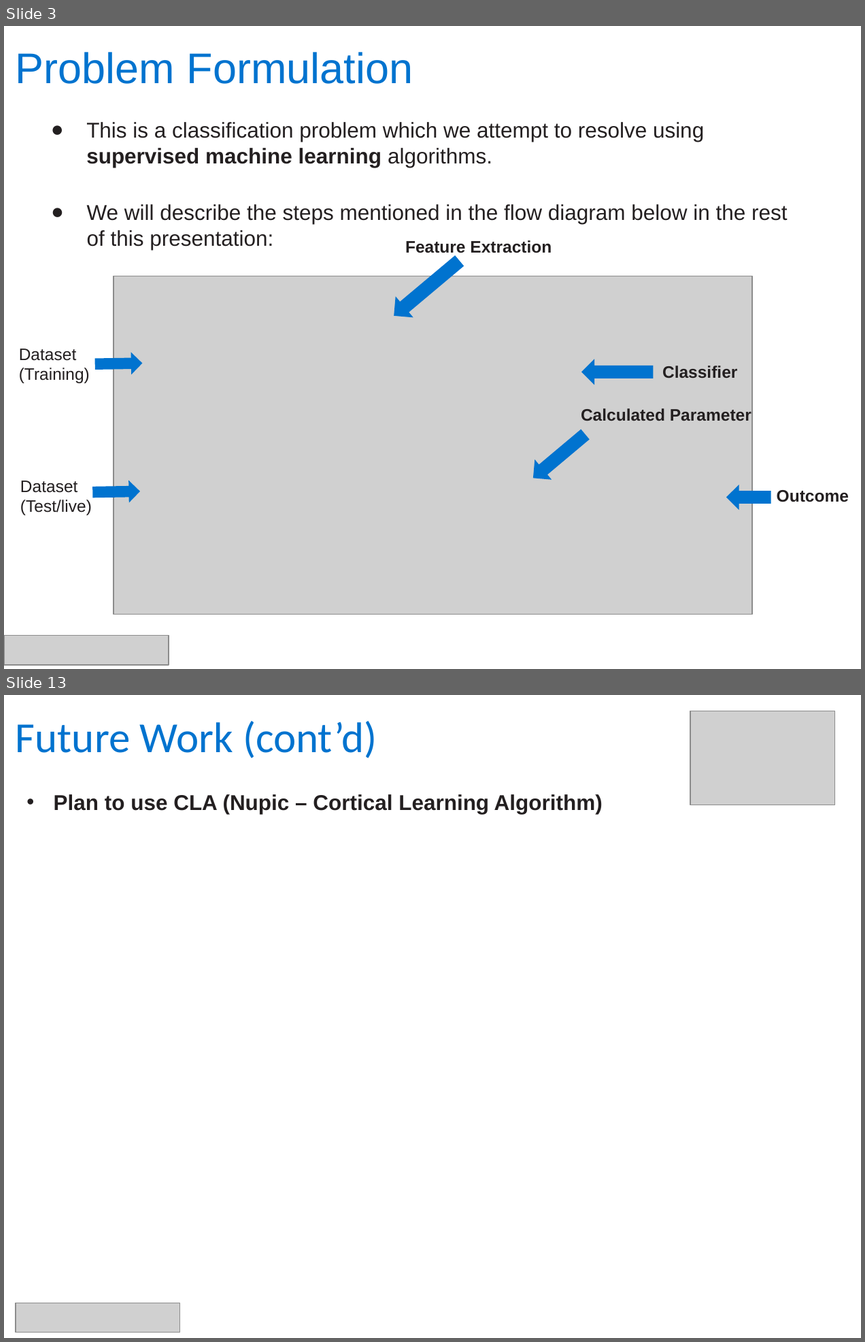
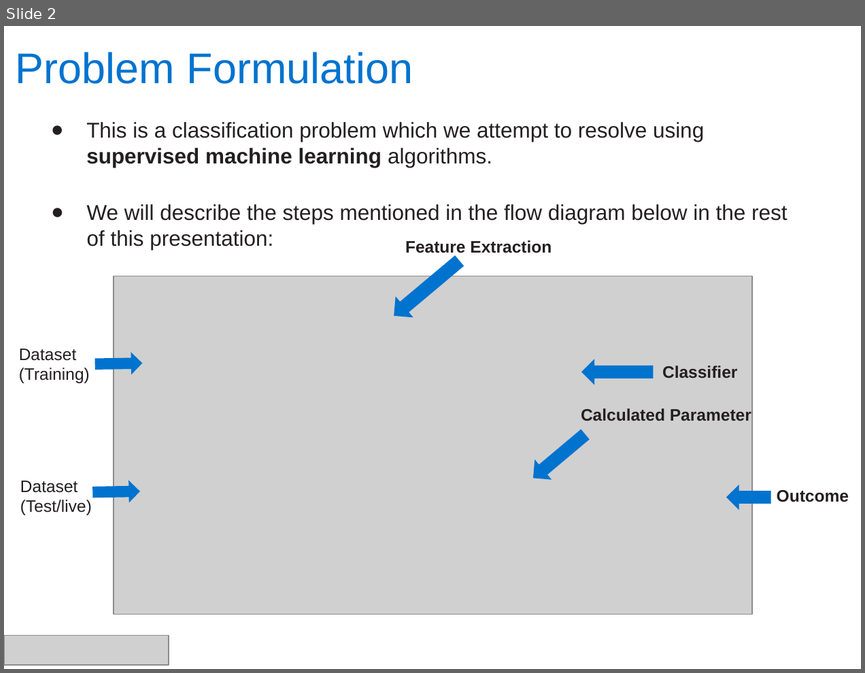
Before and after one commit to Pinak-Chakraborty/NLP-Proj-Spam-Ham, a slide deck: Spam Detection - Naive Bayesian Classifier v1 0.pptx. Shown one above the other, each under a label of ours: slides 3 and 13 before the commit, slide 2 after it; the slides between them are not shown. The pictures are 865x1342 and 865x673 pixels, drawn with LibreOffice and Linux fonts; fonts in the diff are those of the drawing; grey boxes stand for pictures; background and template pictures are left out. Boxes give left, top, right and bottom in pixels: in the first picture for what was removed or moved away, otherwise in the second. Text is boxed around its words. In the diff, an @@ line names an element or a change of style, - is before the commit and + after.

```diff
--- a/Spam Detection - Naive Bayesian Classifier v1 0.pptx
+++ b/Spam Detection - Naive Bayesian Classifier v1 0.pptx
@@ slide 13 removed at [4,695,861,1338], background #FFFFFF @@
@@ picture removed at [690,711,835,804] @@
@@ title removed at [16,721,377,758] @@
-Future Work (cont’d)
@@ text removed at [54,794,602,814] @@
-  • Plan to use CLA (Nupic – Cortical Learning Algorithm)
@@ picture removed at [15,1302,179,1331] @@
@@ page number removed at [802,1312,860,1334] @@
-13
@@ what was slide 3 is now slide 2 @@
```
Also in this commit, not shown: 6 slides changed, 5 other slides removed.
